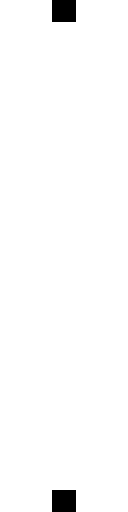
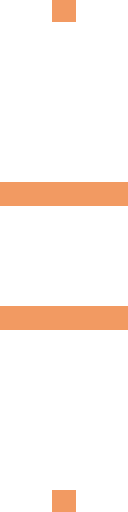
Before/after of a (128, 512) layered artwork. What changed in the layer stack:
painted on "Rectangle 1 copy" over [52, 0, 76, 22]
added layer "Rectangle 1 copy 2" above "Rectangle 1 copy 3" over [0, 182, 128, 206]
added layer "Rectangle 1 copy 3" above "Rectangle 1" over [0, 306, 128, 330]
painted on "Rectangle 1" over [52, 490, 76, 512]
